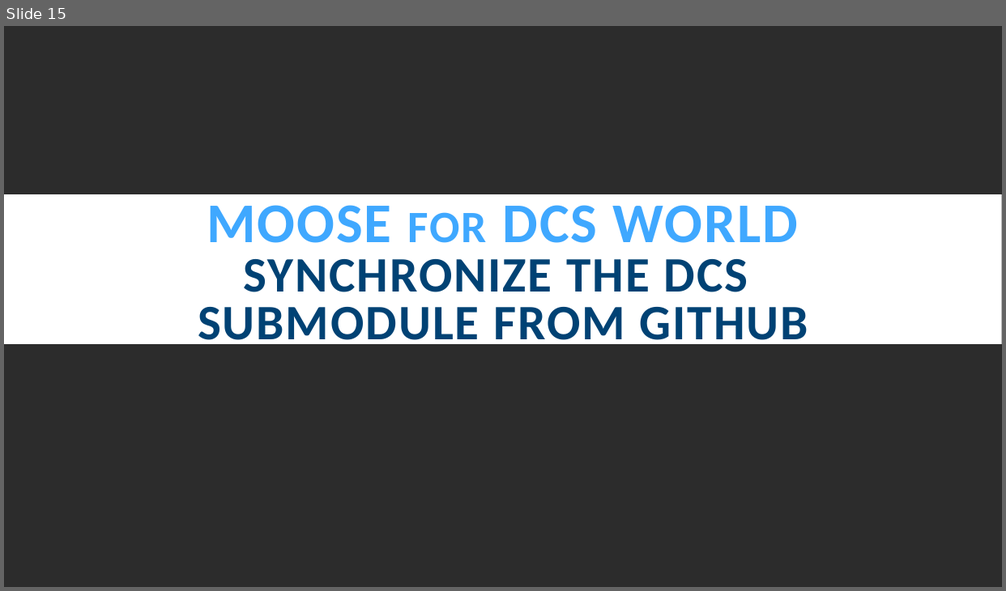
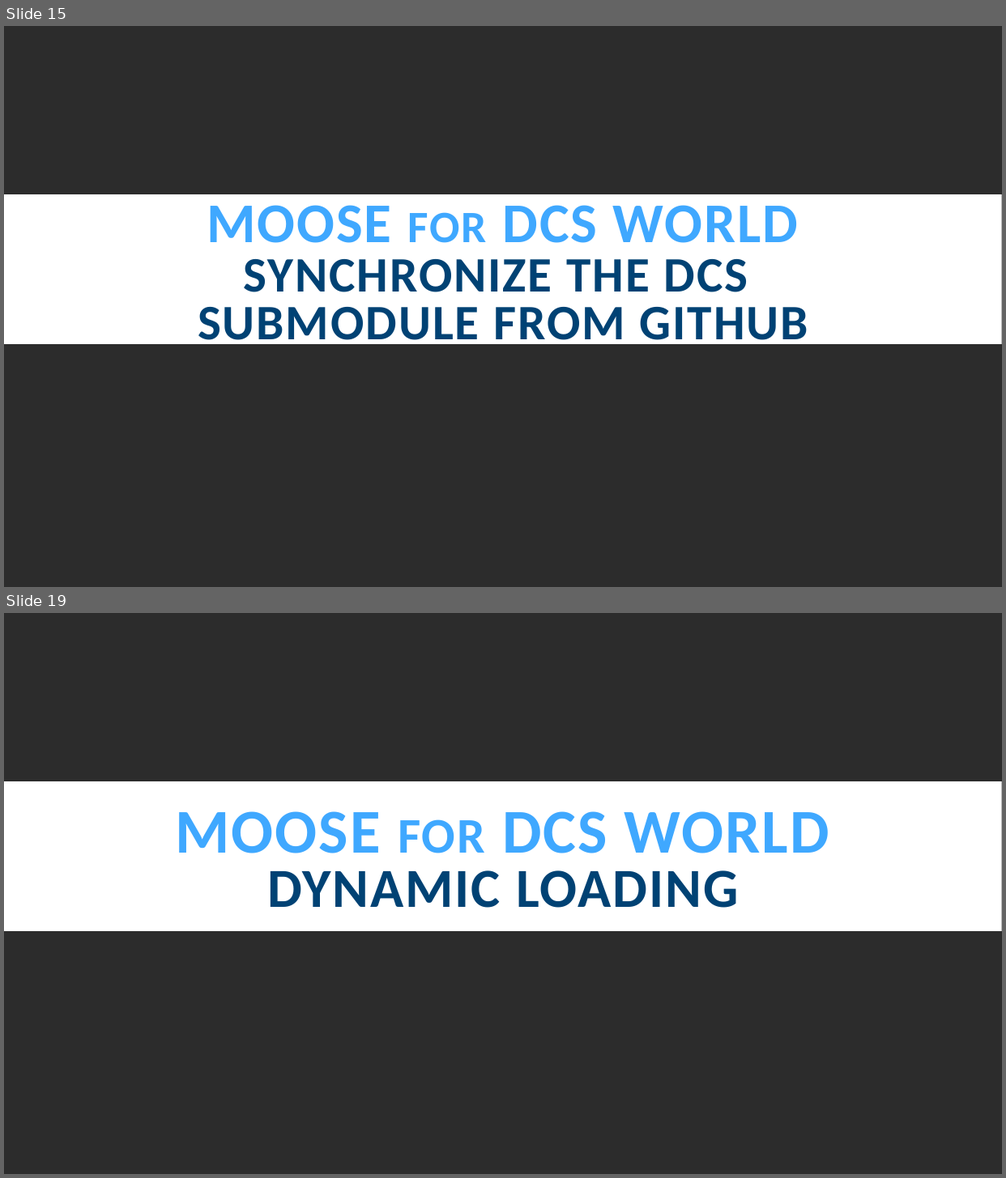
Before and after one commit to FlightControl-Master/MOOSE_PRESENTATIONS, a slide deck: Moose Presentations/SETUP.pptx. Shown one above the other, each under a label of ours: slide 15 before the commit, slides 15 and 19 after it; the slides between them are not shown. The pictures are 1006x591 and 1006x1178 pixels, drawn with LibreOffice and Linux fonts; fonts in the diff are those of the drawing; background and template pictures are left out. Boxes give left, top, right and bottom in pixels: in the first picture for what was removed or moved away, otherwise in the second. Text is boxed around its words. In the diff, an @@ line names an element or a change of style, - is before the commit and + after.

```diff
--- a/Moose Presentations/SETUP.pptx
+++ b/Moose Presentations/SETUP.pptx
@@ slide 19 added at (4, 613, 1002, 1174), background picture (left out); not listed: 2 template elements that a slide beside it also shows @@
@@ title added at (176, 811, 829, 908), 53 pt, text #3FA8FF, bold @@
+MOOSE FOR DCS WORLD
+DYNAMIC LOADING
```
Also in this commit, not shown: 6 other slides added, 6 other files.
